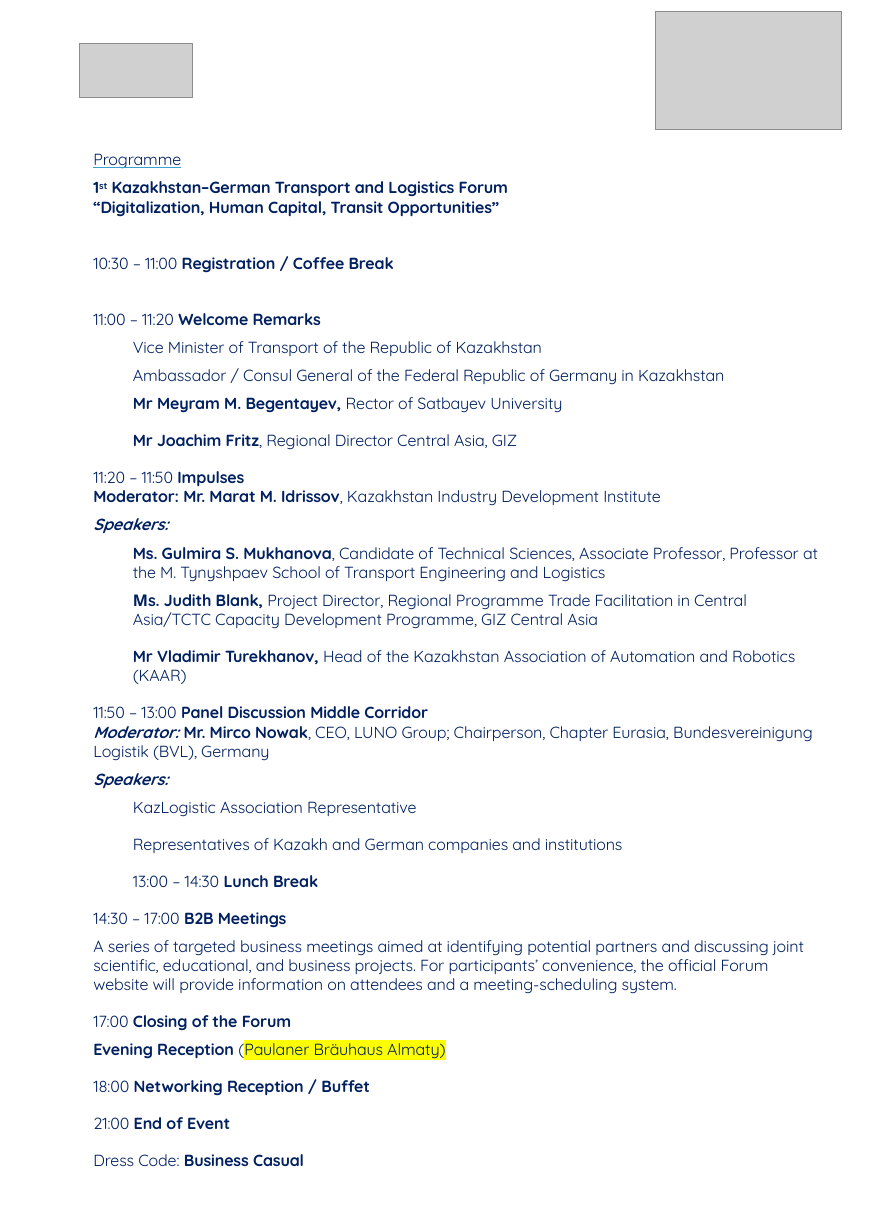
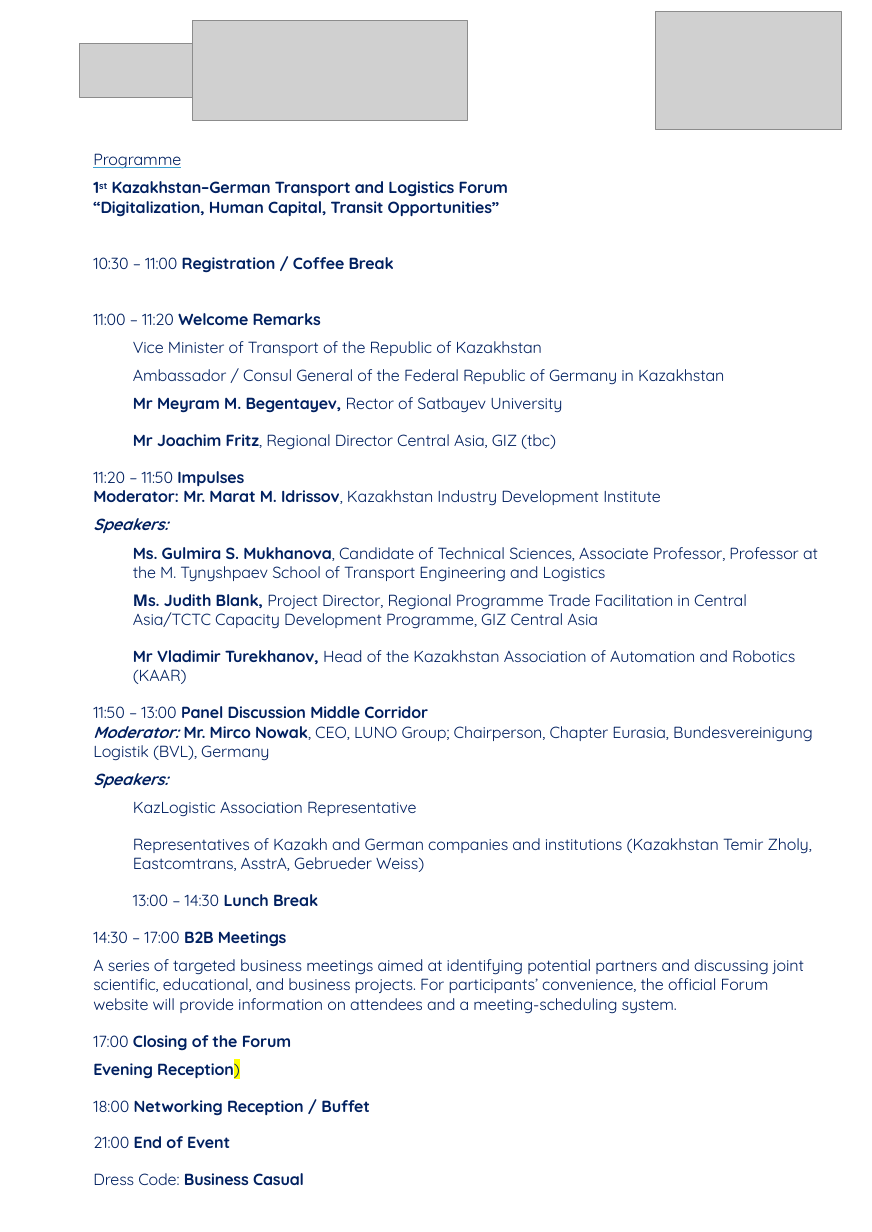
Before and after one commit to zvezdd/KazForum-Logistics, a slide deck: slide 3 of public/program-en.pptx. Drawn at 872x1232 pixels with LibreOffice and Linux fonts; fonts in the diff are those of the drawing; grey boxes stand for pictures. Boxes give left, top, right and bottom in pixels: in the first picture for what was removed or moved away, otherwise in the second. Text is boxed around its words. In the diff, an @@ line names an element or a change of style, - is before the commit and + after.

```diff
--- a/public/program-en.pptx
+++ b/public/program-en.pptx
@@ picture added at [193,20,467,121] @@
@@ text at [133,434,556,450]: text changed @@
-Mr Joachim Fritz, Regional Director Central Asia, GIZ
+Mr Joachim Fritz, Regional Director Central Asia, GIZ (tbc)
@@ text at [133,838,812,872]: text changed @@
-Representatives of Kazakh and German companies and institutions
+Representatives of Kazakh and German companies and institutions (Kazakhstan Temir Zholy, Eastcomtrans, AsstrA, Gebrueder Weiss)
@@ text at [93,1059,240,1079]: text changed; bold on @@
-Evening Reception (Paulaner Bräuhaus Almaty)
+Evening Reception)
```
Also in this commit, not shown: 2 other slides changed, 3 other files.
